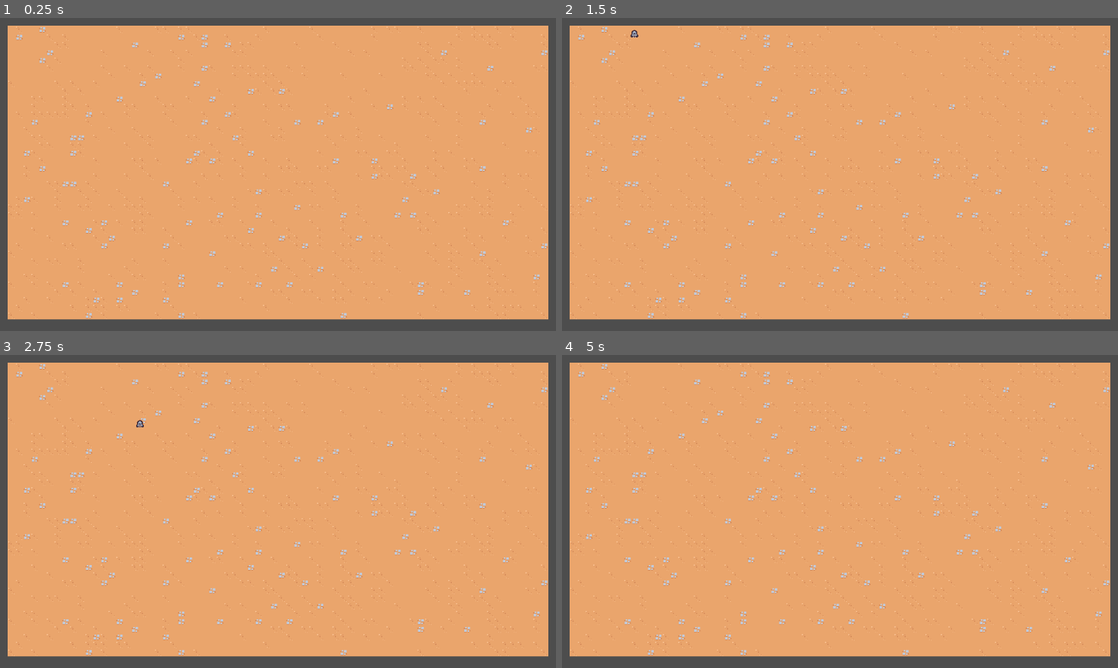
Above: before the commit, frames 1-4 (two rows, left to right).
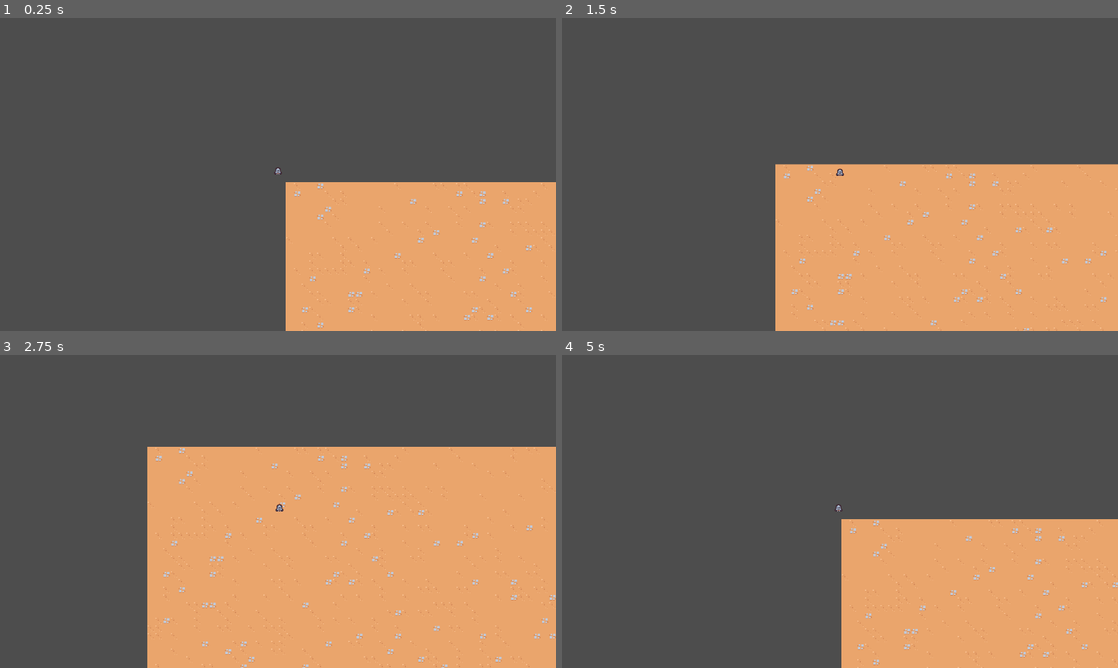
Above: after the commit, the same moments.

Repository: justknick/myFirst2DSurvivorsGame
Game: Godot game, scene res://scenes/main/main.tscn
The game is run twice, just before and just after one commit, with the same random seed, the same clock (stepped at 60 frames per second) and the same inputs.
Inputs:
- Up to frame 1 (0.25 s): no input
- Up to frame 2 (1.5 s): tap Enter at 0.5 s; hold D (move_right) 0.53-1.28 s; hold S (move_down) from 1.28 s (still down)
- Up to frame 3 (2.75 s): release S (move_down) at 2.03 s; hold D (move_right) from 2.03 s (still down)
- Up to frame 4 (5 s): release D (move_right) at 2.78 s; hold W (move_up) 2.78-3.53 s; hold A (move_left) from 3.53 s (still down)

The runs differ from the first frame. In frame 1, 74% of the frame differs, in the area x 1-100%, y 2-100%; in frame 2, 66%; in frame 3, 49%; in frame 4, 73%.

Commit message:
added game_camera scene // updated player scene (created player group) // updated main scene (added game camera)

Diff:
--- /dev/null
+++ b/scenes/game_camera/game_camera.gd
@@ -0,0 +1,16 @@
+extends Camera2D
+
+
+# Called when the node enters the scene tree for the first time.
+func _ready():
+	make_current()
+
+
+# Called every frame. 'delta' is the elapsed time since the previous frame.
+func _process(delta):
+	var player_nodes = get_tree().get_nodes_in_group("player")
+	if player_nodes.size() > 0:
+		var player = player_nodes[0] as Node2D
+		# global position won't detect from player bc it doesn't know the 'exact' type of var 'player' is
+		# by adding "as Node2D" at the end of declaring the player (see line 12), then intellisense will detect global position
+		global_position = player.global_position
--- /dev/null
+++ b/scenes/game_camera/game_camera.tscn
@@ -0,0 +1,6 @@
+[gd_scene load_steps=2 format=3 uid="uid://ck6qch477klc2"]
+
+[ext_resource type="Script" path="res://scenes/game_camera/game_camera.gd" id="1_8pl5m"]
+
+[node name="GameCamera" type="Camera2D"]
+script = ExtResource("1_8pl5m")
--- a/scenes/main/main.tscn
+++ b/scenes/main/main.tscn
@@ -1,9 +1,12 @@
-[gd_scene load_steps=3 format=3 uid="uid://ygwo6mvj4iit"]
+[gd_scene load_steps=4 format=3 uid="uid://ygwo6mvj4iit"]
 
 [ext_resource type="PackedScene" uid="uid://dd7snnvjk0ui1" path="res://scenes/player/player.tscn" id="1_40gqh"]
+[ext_resource type="PackedScene" uid="uid://ck6qch477klc2" path="res://scenes/game_camera/game_camera.tscn" id="1_dse0x"]
 [ext_resource type="TileSet" uid="uid://bkdm2kbyp4dlb" path="res://resources/tileset.tres" id="1_l4d1i"]
 
 [node name="Main" type="Node"]
+
+[node name="GameCamera" parent="." instance=ExtResource("1_dse0x")]
 
 [node name="TileMap" type="TileMap" parent="."]
 tile_set = ExtResource("1_l4d1i")
--- a/scenes/player/player.tscn
+++ b/scenes/player/player.tscn
@@ -6,7 +6,7 @@
 [sub_resource type="CircleShape2D" id="CircleShape2D_5lfn2"]
 radius = 6.0
 
-[node name="Player" type="CharacterBody2D"]
+[node name="Player" type="CharacterBody2D" groups=["player"]]
 script = ExtResource("1_ie07k")
 
 [node name="Sprite2D" type="Sprite2D" parent="."]
